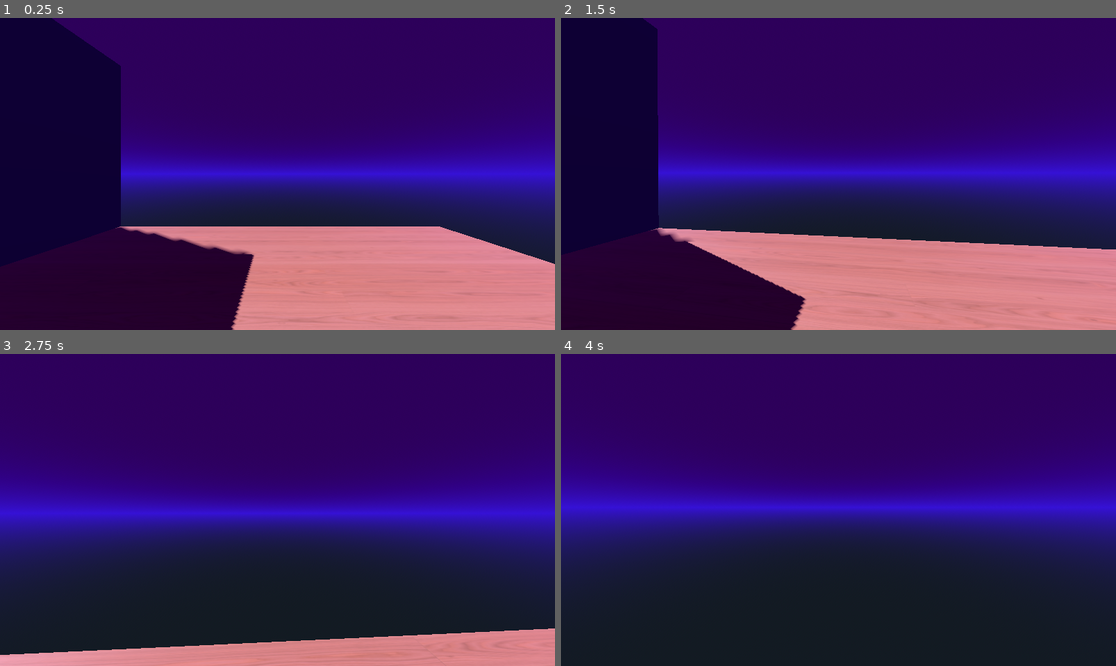
Above: before the commit, frames 1-4 (two rows, left to right).
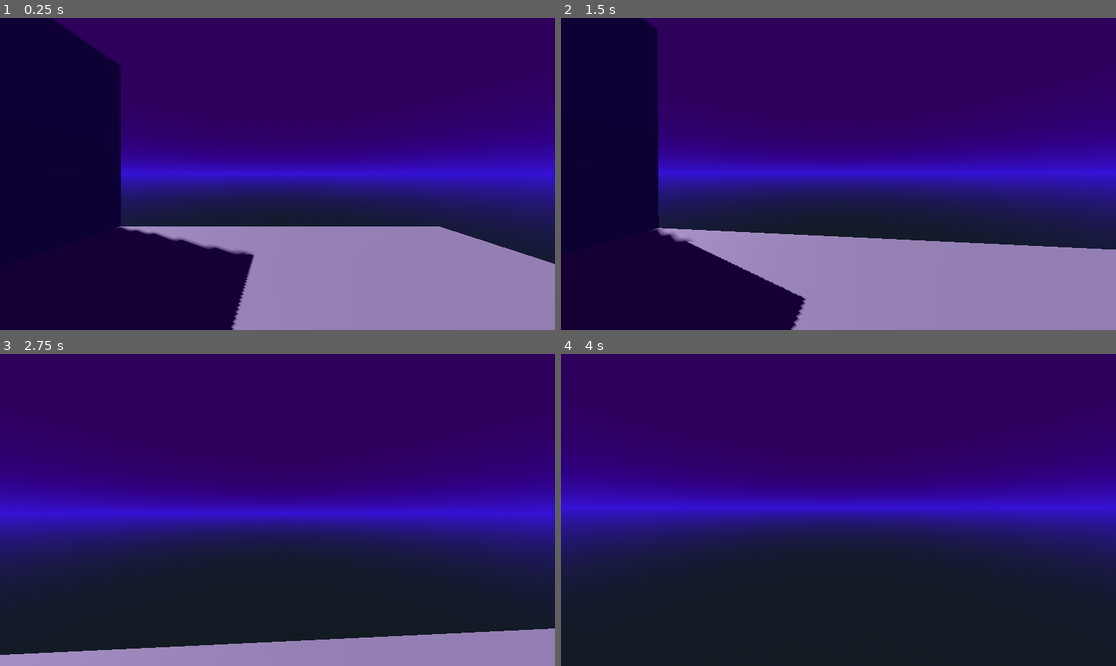
Above: after the commit, the same moments.

Repository: JoonaKhr/3DSpook
Game: Godot game, scene res://Scenes/room.tscn
The game is run twice, just before and just after one commit, with the same random seed, the same clock (stepped at 60 frames per second) and the same inputs. This scene is started directly instead of the project's main scene.
Inputs (mouse positions are in pixels of both pictures, inside the frame that each line leads up to):
- Up to frame 1 (0.25 s): no input
- Up to frame 2 (1.5 s): tap Enter (ui_accept) at 0.5, 0.77 s; move the mouse to (866, 174) at 0.52 s; hold W (forwards) from 0.53 s (still down); click (866, 174) at 0.6 s; move the mouse to (810, 174) at 1.27 s; click (810, 174) at 1.35 s
- Up to frame 3 (2.75 s): keep holding W (forwards); tap Enter (ui_accept) at 1.52 s; move the mouse to (288, 503) at 2.02 s; click (288, 503) at 2.1 s
- Up to frame 4 (4 s): keep holding W (forwards); move the mouse to (832, 516) at 2.77 s; click (832, 516) at 2.85 s; tap Enter (ui_accept) at 3.02, 3.5, 3.77 s; move the mouse to (877, 513) at 3.52 s; click (877, 513) at 3.6 s

The runs differ from the first frame. In frame 1, 19% of the frame differs, in the area x 20-100%, y 66-100%; in frame 2, 19%, in the area x 16-100%, y 67-100%; in frame 3, 7.8%; in frame 4, nothing differs.

Commit message:
Gone are the wooded floors

Diff:
--- /dev/null
+++ b/Resources/greenfog.tres
@@ -0,0 +1,6 @@
+[gd_resource type="Environment" format=3 uid="uid://df4oq6kaiqjj4"]
+
+[resource]
+fog_enabled = true
+fog_light_color = Color(0.0431373, 0.203922, 0.145098, 1)
+fog_density = 0.05
--- /dev/null
+++ b/Scenes/map.tscn
@@ -0,0 +1,23 @@
+[gd_scene load_steps=4 format=3 uid="uid://coxk8353dayk"]
+
+[ext_resource type="PackedScene" uid="uid://det4vhq1t7ov0" path="res://Scenes/Objects/grid_map.tscn" id="1_hk2t8"]
+[ext_resource type="PackedScene" uid="uid://c0diii2blledv" path="res://Scenes/PlayerScene.tscn" id="2_g2hd0"]
+[ext_resource type="Environment" uid="uid://df4oq6kaiqjj4" path="res://Resources/greenfog.tres" id="3_l36r6"]
+
+[node name="map" type="Node3D"]
+
+[node name="GridMap" parent="." instance=ExtResource("1_hk2t8")]
+data = {
+"cells": PackedInt32Array(65535, 65534, 655361, 65535, 65533, 1441796, 0, 65533, 1441794, 65534, 65533, 655362, 65534, 65532, 1048578, 65535, 65532, 4, 0, 65532, 1441795, 65535, 65531, 2, 65534, 65531, 1048577, 0, 65531, 1048579, 0, 65530, 1048580, 0, 65529, 1048580, 1, 65531, 1441793, 1, 65530, 1441793, 1, 65529, 1441793, 65535, 65530, 655363, 65534, 65530, 655363, 65535, 65529, 3, 65534, 65529, 3, 65533, 65529, 1048578, 0, 65528, 1, 65533, 65530, 1048579, 65533, 65531, 1441794, 65532, 65531, 1048577)
+}
+
+[node name="CharacterBody3D" parent="." instance=ExtResource("2_g2hd0")]
+transform = Transform3D(0.3, 0, 0, 0, 0.3, 0, 0, 0, 0.3, -2.89924, 3.92543, -9.35079)
+
+[node name="MeshInstance3D" parent="CharacterBody3D" index="2"]
+visible = false
+
+[node name="WorldEnvironment" type="WorldEnvironment" parent="."]
+environment = ExtResource("3_l36r6")
+
+[editable path="CharacterBody3D"]
--- a/Scenes/room.tscn
+++ b/Scenes/room.tscn
@@ -1,33 +1,12 @@
-[gd_scene load_steps=15 format=3 uid="uid://ckjbgtukdibve"]
+[gd_scene load_steps=10 format=3 uid="uid://ckjbgtukdibve"]
 
 [ext_resource type="PackedScene" uid="uid://cwj7yna3cka1r" path="res://Scenes/Objects/lightswitch.tscn" id="1_hbxf1"]
-[ext_resource type="Texture2D" uid="uid://bhnk1ikuvrdr8" path="res://Resources/Textures/woodfloor/WoodFlooringAshSuperWhite001_COL_2K.jpg" id="1_ru61w"]
-[ext_resource type="Texture2D" uid="uid://b7q4fsmm88qgj" path="res://Resources/Textures/woodfloor/WoodFlooringAshSuperWhite001_AO_2K.jpg" id="2_3uidp"]
 [ext_resource type="PackedScene" uid="uid://c0diii2blledv" path="res://Scenes/PlayerScene.tscn" id="2_48d3l"]
-[ext_resource type="Texture2D" uid="uid://c08svvcjdxkv5" path="res://Resources/Textures/woodfloor/WoodFlooringAshSuperWhite001_NRM_2K.png" id="3_ifpr8"]
-[ext_resource type="Texture2D" uid="uid://e15yt4scorwj" path="res://Resources/Textures/woodfloor/WoodFlooringAshSuperWhite001_BUMP_2K.jpg" id="4_2eckb"]
 
 [sub_resource type="BoxShape3D" id="BoxShape3D_75v87"]
 size = Vector3(32, 0.25394, 32)
 
-[sub_resource type="StandardMaterial3D" id="StandardMaterial3D_2kcgw"]
-albedo_color = Color(1, 0.827451, 0.701961, 1)
-albedo_texture = ExtResource("1_ru61w")
-roughness = 0.4
-roughness_texture = ExtResource("4_2eckb")
-roughness_texture_channel = 3
-normal_enabled = true
-normal_texture = ExtResource("3_ifpr8")
-clearcoat_enabled = true
-clearcoat = 0.2
-ao_enabled = true
-ao_texture = ExtResource("2_3uidp")
-uv1_scale = Vector3(4, 4, 4)
-grow_amount = 0.703
-point_size = 128.0
-
 [sub_resource type="BoxMesh" id="BoxMesh_weg64"]
-material = SubResource("StandardMaterial3D_2kcgw")
 size = Vector3(32, 0.25394, 32)
 
 [sub_resource type="BoxShape3D" id="BoxShape3D_tngnc"]
--- a/Scenes/sandbox.tscn
+++ b/Scenes/sandbox.tscn
@@ -2,11 +2,7 @@
 
 [ext_resource type="PackedScene" uid="uid://det4vhq1t7ov0" path="res://Scenes/Objects/grid_map.tscn" id="1_67gpl"]
 [ext_resource type="PackedScene" uid="uid://c0diii2blledv" path="res://Scenes/PlayerScene.tscn" id="2_e6eja"]
-
-[sub_resource type="Environment" id="Environment_tfulj"]
-fog_enabled = true
-fog_light_color = Color(0.0431373, 0.203922, 0.145098, 1)
-fog_density = 0.05
+[ext_resource type="Environment" uid="uid://df4oq6kaiqjj4" path="res://Resources/greenfog.tres" id="3_dbgfh"]
 
 [node name="sandbox" type="Node3D"]
 
@@ -20,4 +16,4 @@
 transform = Transform3D(0.3, 0, 0, 0, 0.3, 0, 0, 0, 0.3, -3.00346, 4.08196, 0)
 
 [node name="WorldEnvironment" type="WorldEnvironment" parent="."]
-environment = SubResource("Environment_tfulj")
+environment = ExtResource("3_dbgfh")
Binary file removed: Resources/Textures/woodfloor/WoodFlooringAshSuperWhite001_AO_2K.jpg
Not shown, removed: Resources/Textures/woodfloor/WoodFlooringAshSuperWhite001_AO_2K.jpg.import
Binary file removed: Resources/Textures/woodfloor/WoodFlooringAshSuperWhite001_BUMP_2K.jpg
Not shown, removed: Resources/Textures/woodfloor/WoodFlooringAshSuperWhite001_BUMP_2K.jpg.import
Binary file removed: Resources/Textures/woodfloor/WoodFlooringAshSuperWhite001_COL_2K.jpg
Not shown, removed: Resources/Textures/woodfloor/WoodFlooringAshSuperWhite001_COL_2K.jpg.import
Binary file removed: Resources/Textures/woodfloor/WoodFlooringAshSuperWhite001_DISP_2K.jpg
Not shown, removed: Resources/Textures/woodfloor/WoodFlooringAshSuperWhite001_DISP_2K.jpg.import
Binary file removed: Resources/Textures/woodfloor/WoodFlooringAshSuperWhite001_GLOSS_2K.jpg
Not shown, removed: Resources/Textures/woodfloor/WoodFlooringAshSuperWhite001_GLOSS_2K.jpg.import
Binary file removed: Resources/Textures/woodfloor/WoodFlooringAshSuperWhite001_NRM_2K.png
Not shown, removed: Resources/Textures/woodfloor/WoodFlooringAshSuperWhite001_NRM_2K.png.import
(and 4 more such lines)
